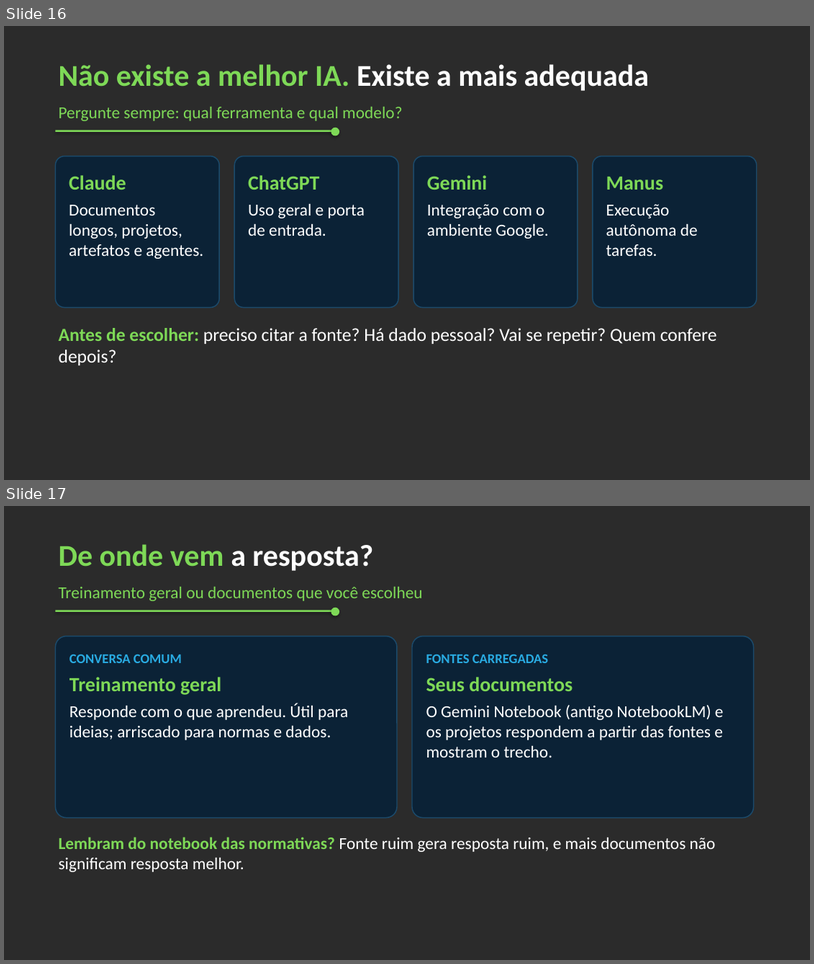
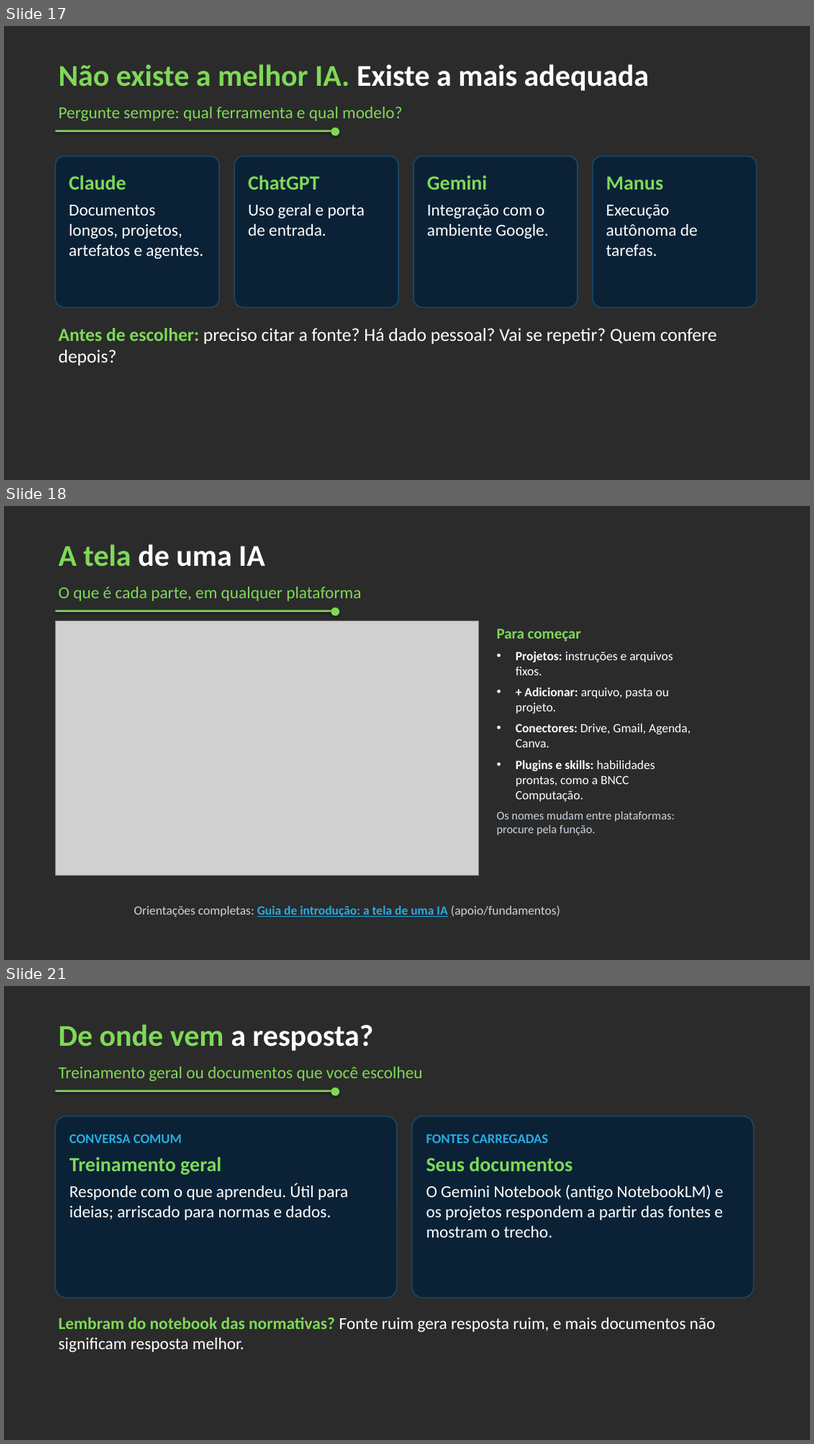
Before and after one commit to maryandrioli/iagestao2, a slide deck: apoio/fundamentos/slides_fundamentos.pptx. Shown one above the other, each under a label of ours: slides 16 and 17 before the commit, slides 17, 18 and 21 after it; the slides between them are not shown. The pictures are 814x964 and 814x1444 pixels, drawn with LibreOffice and Linux fonts; fonts in the diff are those of the drawing; grey boxes stand for pictures; background and template pictures are left out; a plain dark background stands for a picture behind light text. Boxes give left, top, right and bottom in pixels: in the first picture for what was removed or moved away, otherwise in the second. Text is boxed around its words. In the diff, an @@ line names an element or a change of style, - is before the commit and + after.

Commit message:
novos arquivos

```diff
--- a/apoio/fundamentos/slides_fundamentos.pptx
+++ b/apoio/fundamentos/slides_fundamentos.pptx
@@ slide 18 added at (4,506,810,960), background picture (left out) @@
@@ text added at (59,544,265,566), 36 pt, text #FFFFFF, bold @@
+A tela de uma IA
@@ text added at (59,587,361,601), 20 pt, text #7ED957 @@
+O que é cada parte, em qualquer plataforma
@@ rectangle added at (55,610,334,612), fill #7ED957 @@
@@ ellipse added at (332,608,340,616), fill #7ED957 @@
@@ picture added at (55,621,479,875) @@
@@ text added at (497,628,691,835), 15 pt, text #FFFFFF @@
+Para começar
+• Projetos: instruções e arquivos fixos.
+• + Adicionar: arquivo, pasta ou projeto.
+• Conectores: Drive, Gmail, Agenda, Canva.
+• Plugins e skills: habilidades prontas, como a BNCC Computação.
+Os nomes mudam entre plataformas: procure pela função.
@@ text added at (134,905,561,916), 15 pt, text #C9D6E0 @@
+Orientações completas: Guia de introdução: a tela de uma IA (apoio/fundamentos)
@@ what was slide 16 is now slide 17 @@
@@ what was slide 17 is now slide 21 @@
```
Also in this commit, not shown: 3 other slides added, 1 other file.
